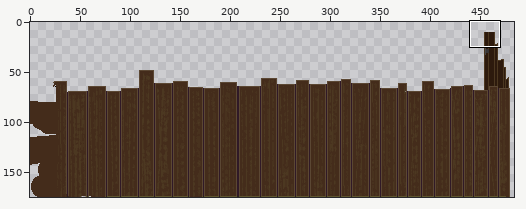
Two states of a sprite sheet, assets/sprites/fence.png. Above: a wide view before the commit, with the close-up outlined.
Close-up. Before the commit:
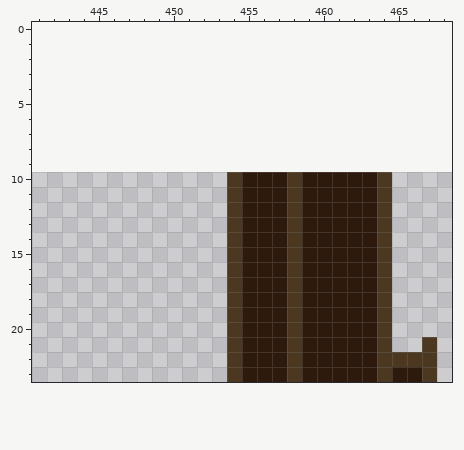
The file is 500x165 pixels. Pixels under 10% opacity are left out. Colours within 5 levels of each other are drawn and written as one. Shown: x 441..468, y 0..23. The old version is drawn lined up with the new one, on the new canvas. The wide view leaves out empty margins. The commit also changed other parts of the picture, which this record leaves out.
And afterwards:
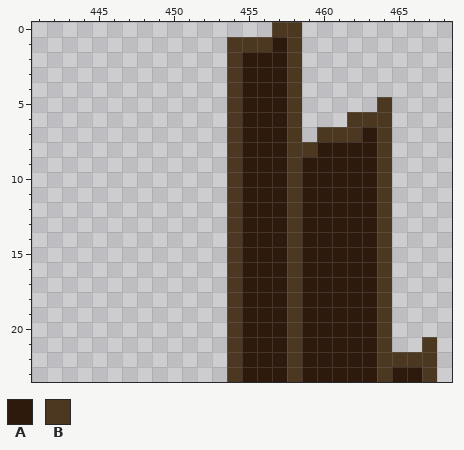
Palette (. is transparent): A #2d1a0d  B #4c3821
The exact change:
canvas 500x165 -> 500x175, the old top-left corner now at 0,10
Changed rows in their new state; - is an unchanged pixel.
first column x 454:
 0 ---BB------
 1 BBBAB------
 2 BAAAB------
 3 BAAAB------
 4 BAAAB------
 5 BAAAB-----B
 6 BAAAB---BBB
 7 BAAAB-BBBAB
 8 BAAABBAAAAB
 9 BAAABAAAAAB
Changed places in both close-ups, as pixel boxes (x1, y1, x2, y2):
added: (227, 22, 392, 172)
